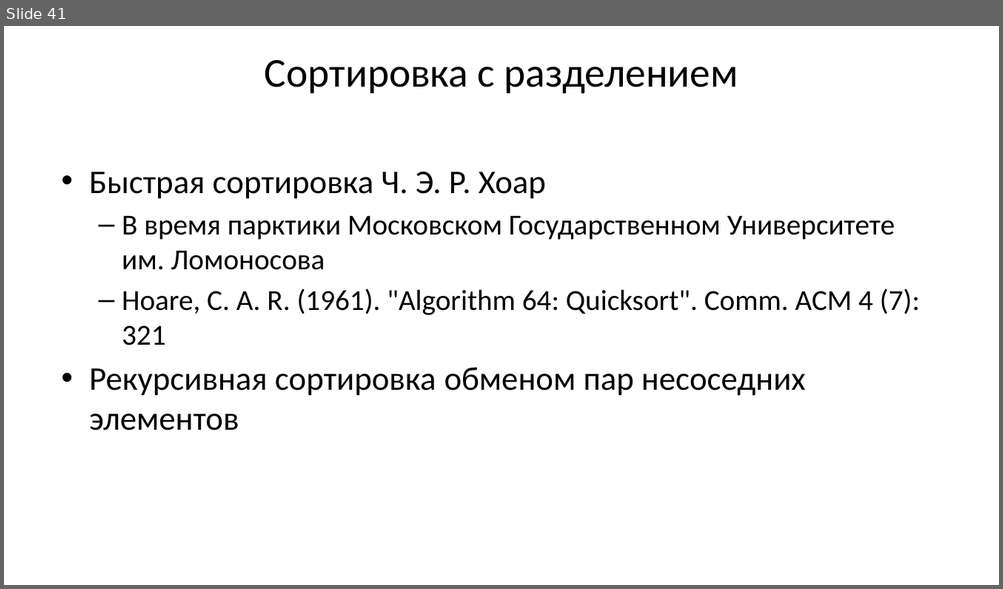
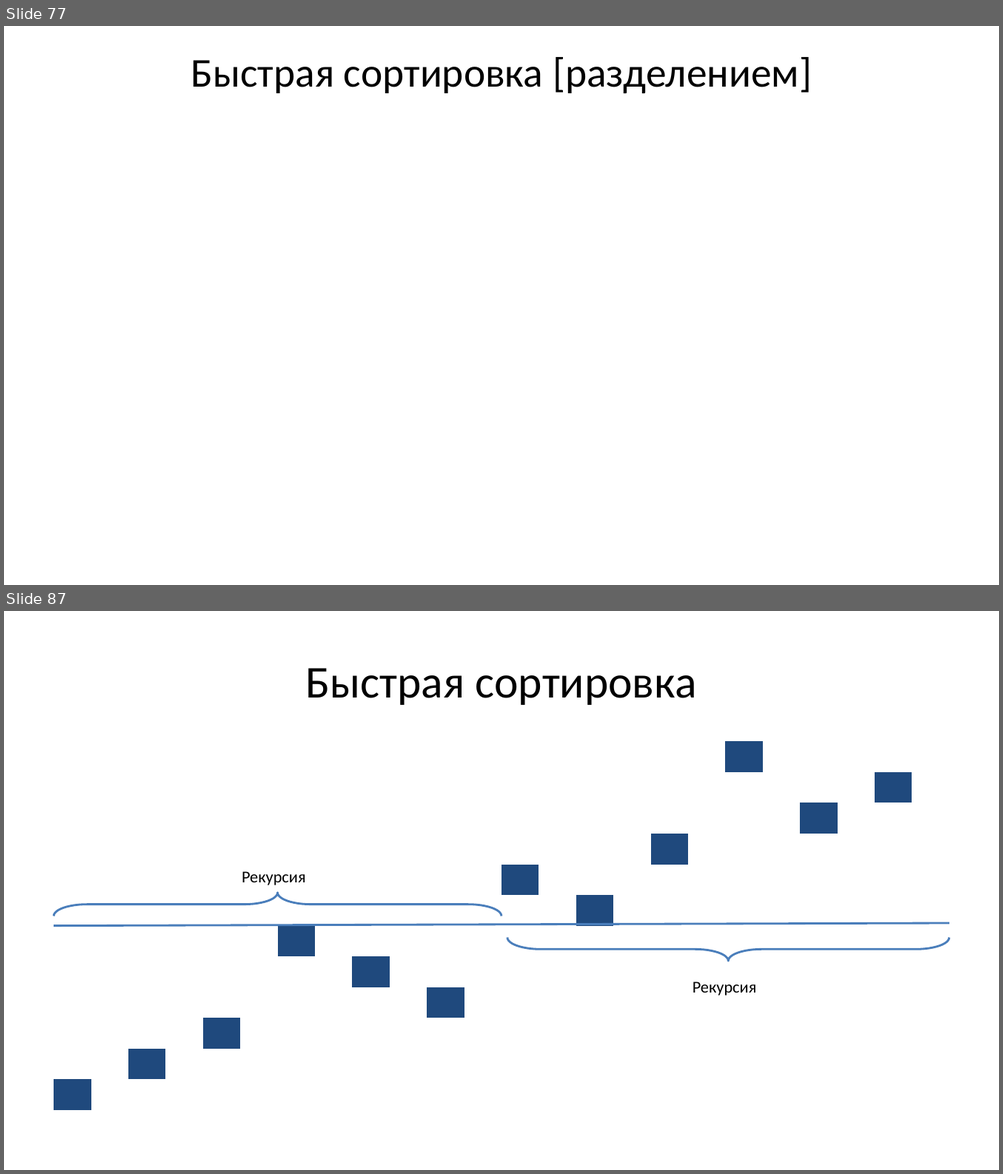
Before and after one commit to Evgueni-Petrov-aka-espetrov/Algorithms-and-Programming-in-C-pptx, a slide deck: 13 Сортировка.pptx. Shown one above the other, each under a label of ours: slide 41 before the commit, slides 77 and 87 after it; the slides between them are not shown. The pictures are 1003x589 and 1003x1174 pixels, drawn with LibreOffice and Linux fonts; fonts in the diff are those of the drawing. Boxes give left, top, right and bottom in pixels: in the first picture for what was removed or moved away, otherwise in the second. Text is boxed around its words. In the diff, an @@ line names an element or a change of style, - is before the commit and + after.

```diff
--- a/13 Сортировка.pptx
+++ b/13 Сортировка.pptx
@@ slide 87 added at [4, 611, 999, 1170], background #FFFFFF @@
@@ title added at [305, 668, 696, 705], 44 pt, text #000000 @@
+Быстрая сортировка
@@ table added at [54, 741, 949, 1111], 12 rows, 24 columns @@
+ |  |  |  |  |  |  |  |  |  |  |  |  |  |  |  |  |  |  |  |  |  |  | 
+ |  |  |  |  |  |  |  |  |  |  |  |  |  |  |  |  |  |  |  |  |  |  | 
+ |  |  |  |  |  |  |  |  |  |  |  |  |  |  |  |  |  |  |  |  |  |  | 
+ |  |  |  |  |  |  |  |  |  |  |  |  |  |  |  |  |  |  |  |  |  |  | 
+ |  |  |  |  |  |  |  |  |  |  |  |  |  |  |  |  |  |  |  |  |  |  | 
+ |  |  |  |  |  |  |  |  |  |  |  |  |  |  |  |  |  |  |  |  |  |  | 
+ |  |  |  |  |  |  |  |  |  |  |  |  |  |  |  |  |  |  |  |  |  |  | 
+ |  |  |  |  |  |  |  |  |  |  |  |  |  |  |  |  |  |  |  |  |  |  | 
+ |  |  |  |  |  |  |  |  |  |  |  |  |  |  |  |  |  |  |  |  |  |  | 
+ |  |  |  |  |  |  |  |  |  |  |  |  |  |  |  |  |  |  |  |  |  |  | 
+ |  |  |  |  |  |  |  |  |  |  |  |  |  |  |  |  |  |  |  |  |  |  | 
+ |  |  |  |  |  |  |  |  |  |  |  |  |  |  |  |  |  |  |  |  |  |  | 
@@ text added at [242, 871, 306, 886], 16 pt, text #000000 @@
+Рекурсия
@@ right brace added at [54, 894, 501, 917], outline #4B7EBC 2 pt @@
@@ line added from (54, 925) to (949, 923), #4B7EBC 2 pt @@
@@ right brace added at [507, 938, 949, 961], outline #4B7EBC 2 pt @@
@@ text added at [692, 982, 757, 996], 16 pt, text #000000 @@
+Рекурсия
@@ what was slide 41 is now slide 77 @@
@@ slide 77 changed as well @@
@@ title at [191, 57, 811, 93]: text changed @@
-Сортировка с разделением
+Быстрая сортировка [разделением]
@@ text removed at [89, 172, 919, 431] @@
-• Быстрая сортировка Ч. Э. Р. Хоар
-  – В время парктики Московском Государственном Университете им. Ломоносова
-  – Hoare, C. A. R. (1961). "Algorithm 64: Quicksort". Comm. ACM 4 (7): 321
-• Рекурсивная сортировка обменом пар несоседних элементов
```
Also in this commit, not shown: 15 other slides changed, 103 other slides added, 9 slides removed.
